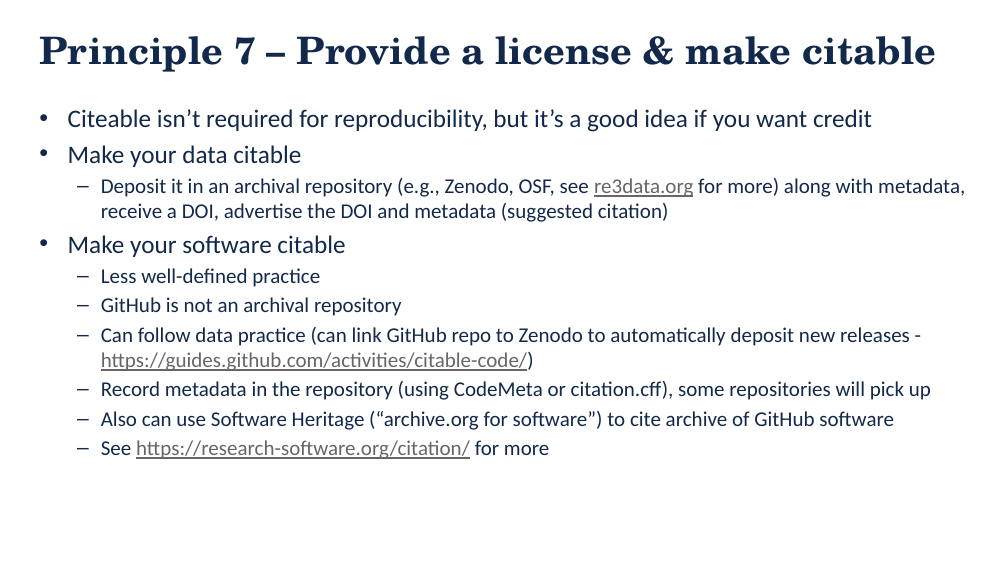
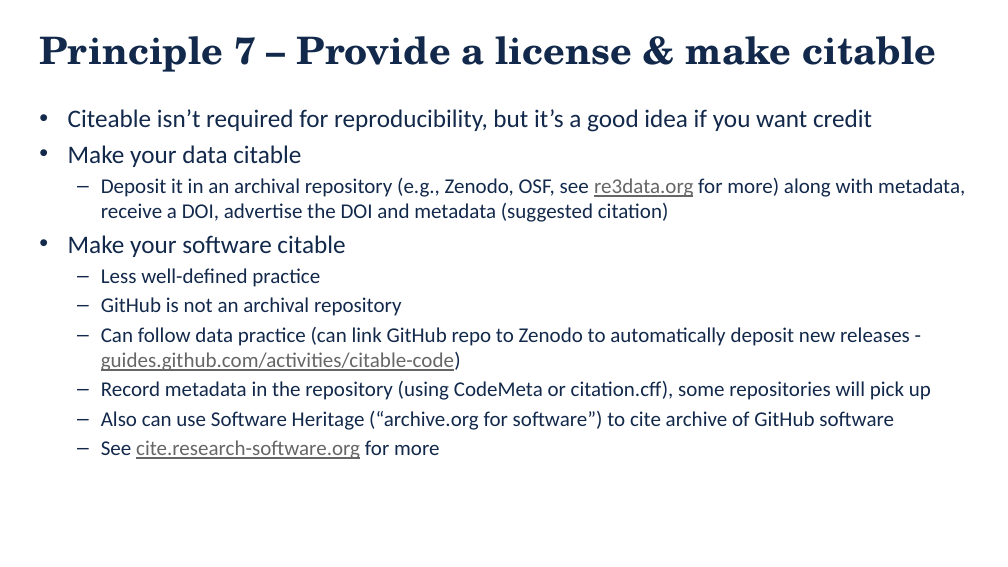
Before and after one commit to danielskatz/repro-fdtd1d, a slide deck: slide 27 of Computational_Reproducibility.pptx. Drawn at 1008x567 pixels with LibreOffice and Linux fonts; fonts in the diff are those of the drawing; background and template pictures are left out. Boxes give left, top, right and bottom in pixels: in the first picture for what was removed or moved away, otherwise in the second. Text is boxed around its words. In the diff, an @@ line names an element or a change of style, - is before the commit and + after.

```diff
--- a/Computational_Reproducibility.pptx
+++ b/Computational_Reproducibility.pptx
@@ text at [101, 327, 910, 371]: text changed @@
-  – Can follow data practice (can link GitHub repo to Zenodo to automatically deposit new releases - https://guides.github.com/activities/citable-code/)
+  – Can follow data practice (can link GitHub repo to Zenodo to automatically deposit new releases - guides.github.com/activities/citable-code)
@@ text at [101, 440, 439, 459]: text changed @@
-  – See https://research-software.org/citation/ for more
+  – See cite.research-software.org for more
```
Also in this commit, not shown: 9 other slides changed, 1 other file.
